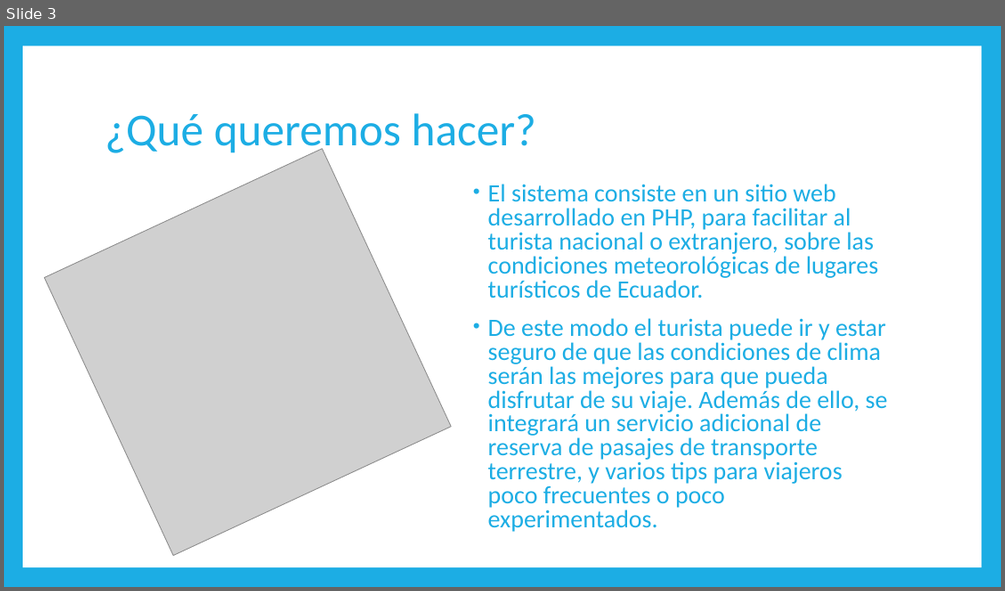
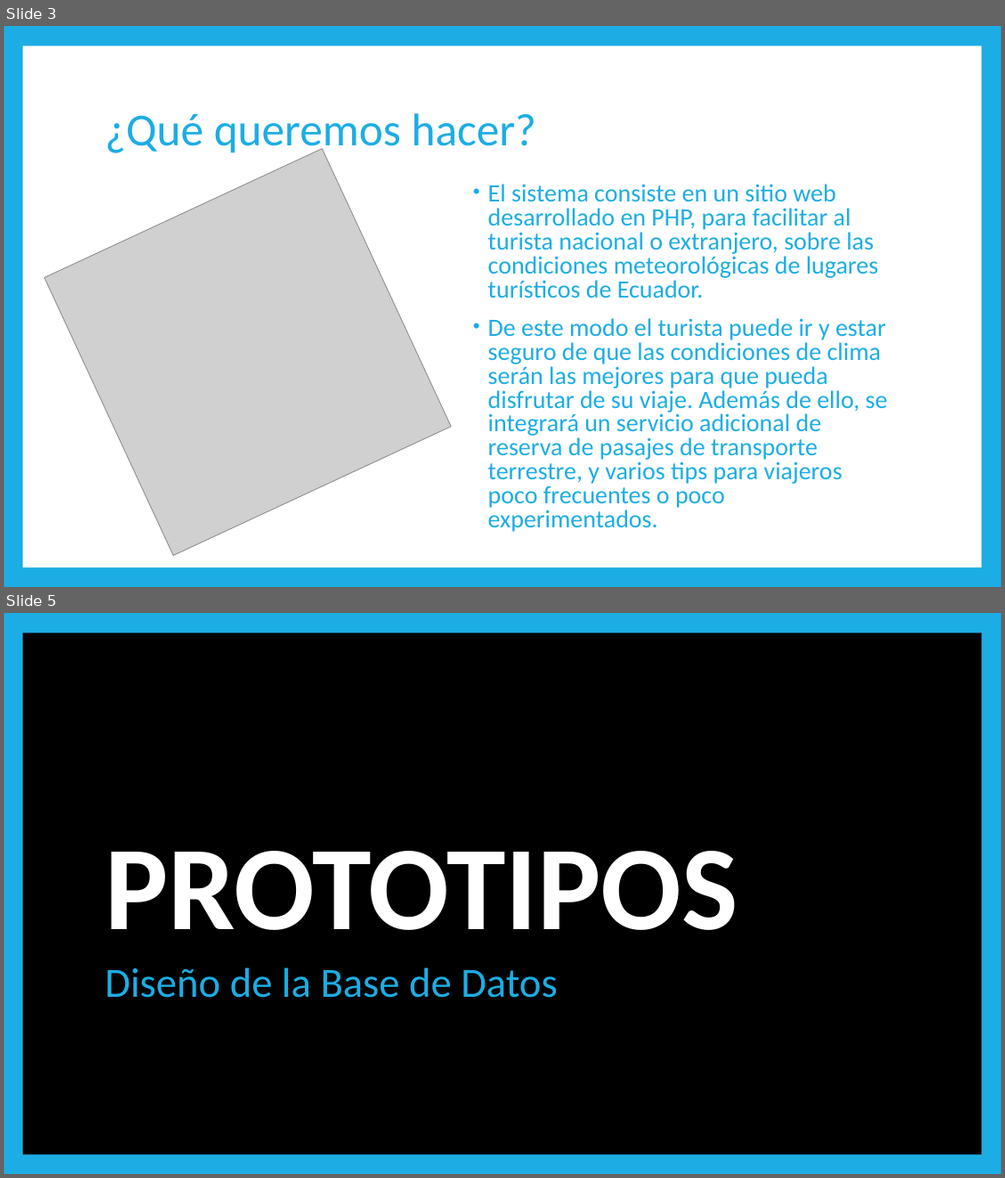
Before and after one commit to tsi553-ambientes-no-propietarios-2019a/proyecto-semestre-grupo-2, a slide deck: Proyecto Ambientes No Propietarios.pptx. Shown one above the other, each under a label of ours: slide 3 before the commit, slides 3 and 5 after it; the slides between them are not shown. The pictures are 1005x591 and 1005x1178 pixels, drawn with LibreOffice and Linux fonts; fonts in the diff are those of the drawing; grey boxes stand for pictures. Boxes give left, top, right and bottom in pixels: in the first picture for what was removed or moved away, otherwise in the second. Text is boxed around its words. In the diff, an @@ line names an element or a change of style, - is before the commit and + after.

Commit message:
Archivos actualizados
Prototipos y presentación del proyecto (Adelantos)

```diff
--- a/Proyecto Ambientes No Propietarios.pptx
+++ b/Proyecto Ambientes No Propietarios.pptx
@@ slide 5 added at box(4, 613, 1001, 1174), background #000000 @@
@@ rectangle added at box(4, 613, 1001, 1174), fill #1CADE4 @@
@@ rectangle added at box(23, 633, 981, 1154), fill #000000 @@
@@ title added at box(105, 851, 737, 930), 115 pt, text #FFFFFF, bold @@
+PROTOTIPOS
@@ subtitle added at box(105, 967, 558, 997), 40 pt, text #1CADE4 @@
+Diseño de la Base de Datos
```
Also in this commit, not shown: 8 other slides added, 1 slide removed, 3 other files.
